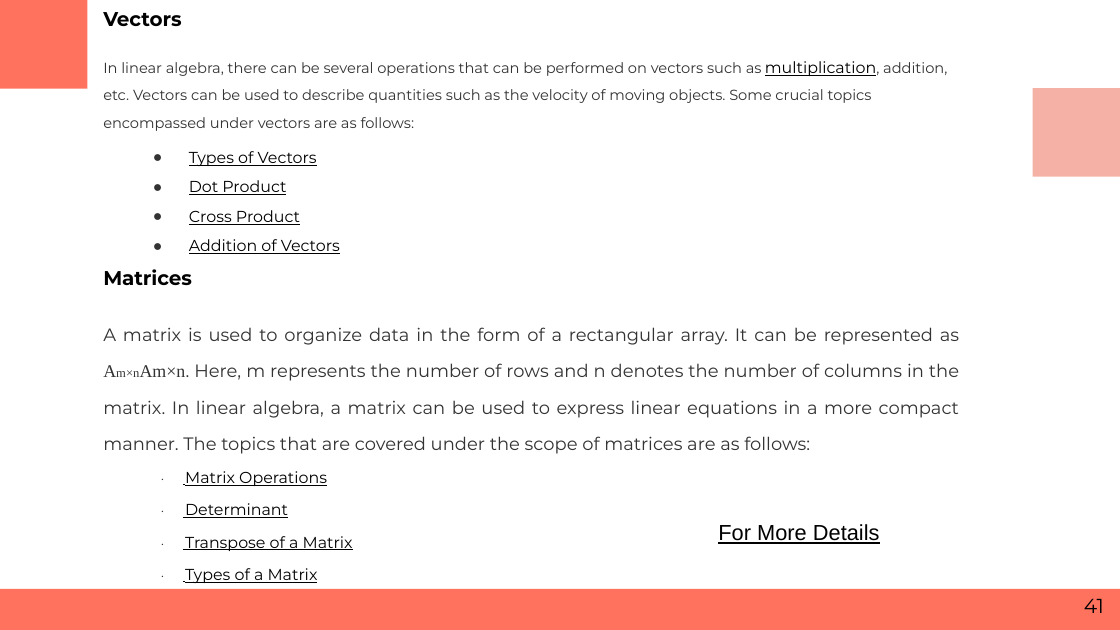
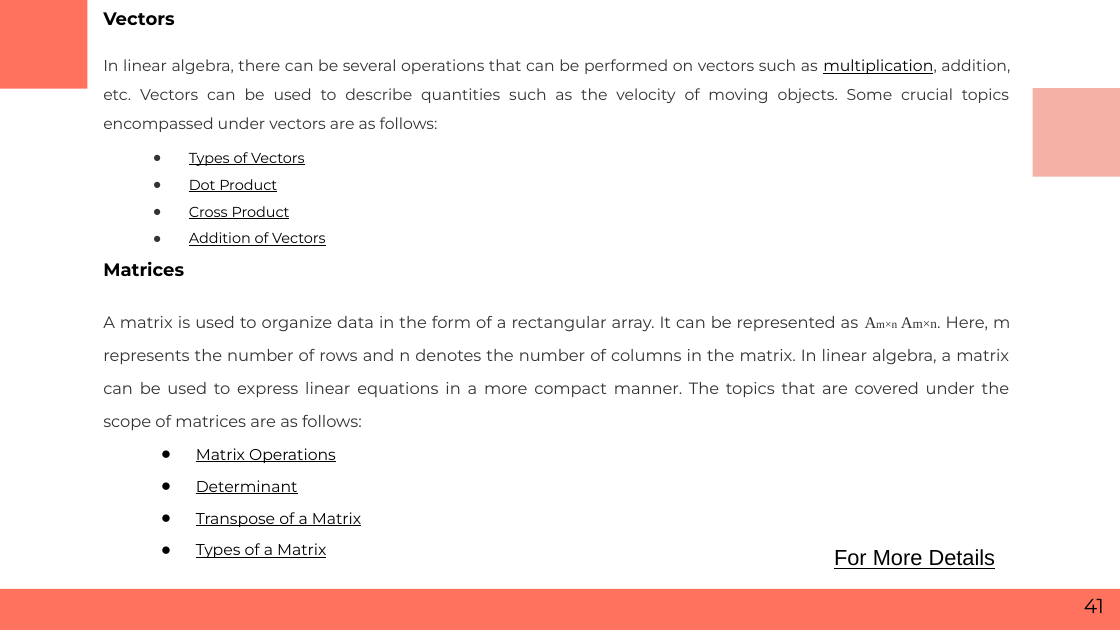
Before and after one commit to RashmivernekarN/ai_with_python_keonics, a slide deck: slide 41 of Module3/Business Statistics.pptx. Drawn at 1120x630 pixels with LibreOffice and Linux fonts; fonts in the diff are those of the drawing. Boxes give left, top, right and bottom in pixels: in the first picture for what was removed or moved away, otherwise in the second. Text is boxed around its words. In the diff, an @@ line names an element or a change of style, - is before the commit and + after.

```diff
--- a/Module3/Business Statistics.pptx
+++ b/Module3/Business Statistics.pptx
@@ text at (103,12,1010,276): size 12.8 to 11.6 pt in "Vectors", "Matrices"; size 9.3 to 10.1 pt in "In linear algebra, there can be several ..."; size 10.2 to 10.1 pt in "multiplication,"; size 10.2 to 9.3 pt in "Types of Vectors", "Dot Product", "Cross Product", "Addition of Vectors"; alignment left to justified @@
@@ text at (103,316,1010,558): text changed; size 11.5 to 10.5 pt @@
-A matrix is used to organize data in the form of a rectangular array. It can be represented as Am×nAm×n. Here, m represents the number of rows and n denotes the number of columns in the matrix. In linear algebra, a matrix can be used to express linear equations in a more compact manner. The topics that are covered under the scope of matrices are as follows:
-· Matrix Operations
-· Determinant
-· Transpose of a Matrix
-· Types of a Matrix
+A matrix is used to organize data in the form of a rectangular array. It can be represented as Am×n Am×n. Here, m represents the number of rows and n denotes the number of columns in the matrix. In linear algebra, a matrix can be used to express linear equations in a more compact manner. The topics that are covered under the scope of matrices are as follows:
+● Matrix Operations
+● Determinant
+● Transpose of a Matrix
+● Types of a Matrix
@@ text "For More Details": place and size @@
-text "For More Details" at (718,524,880,544)
+text "For More Details" at (834,549,996,569)
```
Also in this commit, not shown: 62 other slides changed, 4 other files.
